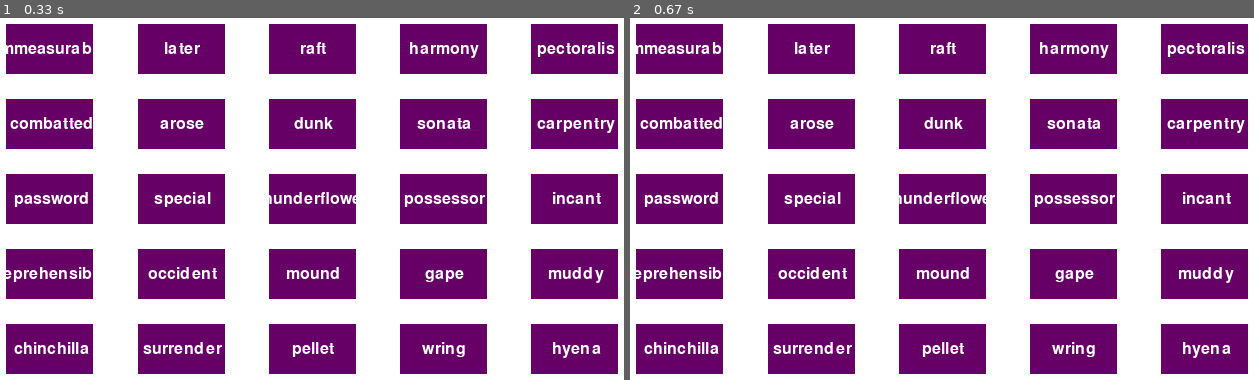
Above: before the commit, frames 1-2 (left to right).
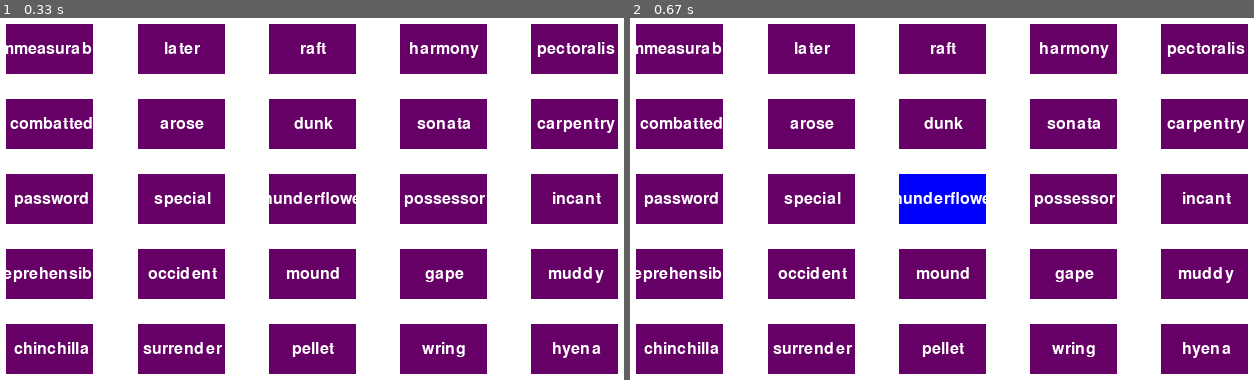
Above: after the commit, the same moments.

Repository: nitishlobo/aristotles_game
Game: pygame game, started from main.py
Two runs of this game, one before a commit and one after it. Both use one fixed random seed, a clock stepped at 60 frames per second and the inputs below.
Inputs (mouse positions are in pixels of both pictures, inside the frame that each line leads up to):
- Up to frame 1 (0.33 s): no input
- Up to frame 2 (0.67 s): click (942, 199) at 0.38 s

Frame 1 is identical in both runs. In frame 2, 1.8% of the frame differs, in the area x 43-58%, y 43-57%.

Commit message:
Added feature for revealing team colour, when the cell is clicked on.

Diff:
--- a/main.py
+++ b/main.py
@@ -146,8 +146,12 @@
                 quit()
     return
 
-def game_loop():
-    '''Main game loop.'''
+def game_loop(cells):
+    '''Main game loop.
+
+    Keyword arguments:
+    cells -- list of the 'cell' class for the game.
+    '''
     exit_game = False
     while exit_game is False:
         for event in pygame.event.get():
@@ -157,8 +161,12 @@
                 pygame.quit()
                 quit()
 
-            # if event.type == pygame.MOUSEBUTTONDOWN:
-                #TODO: IF PLAYER CLICKS ON CELL, THEN REVEAL THE CELL'S TEAM COLOUR.
+            #Reveal the cell's team colour when player clicks on it.
+            if event.type == pygame.MOUSEBUTTONDOWN:
+                x, y = pygame.mouse.get_pos()
+                for c in cells:
+                    if c.left < x < c.left+c.width and c.top < y <  c.top+c.height:
+                        c.reveal_team()
 
         pygame.display.update()
     return
@@ -239,4 +247,4 @@
         # cell_list[i].reveal_team()
 
     #Run the game
-    game_loop()
+    game_loop(cell_list)
